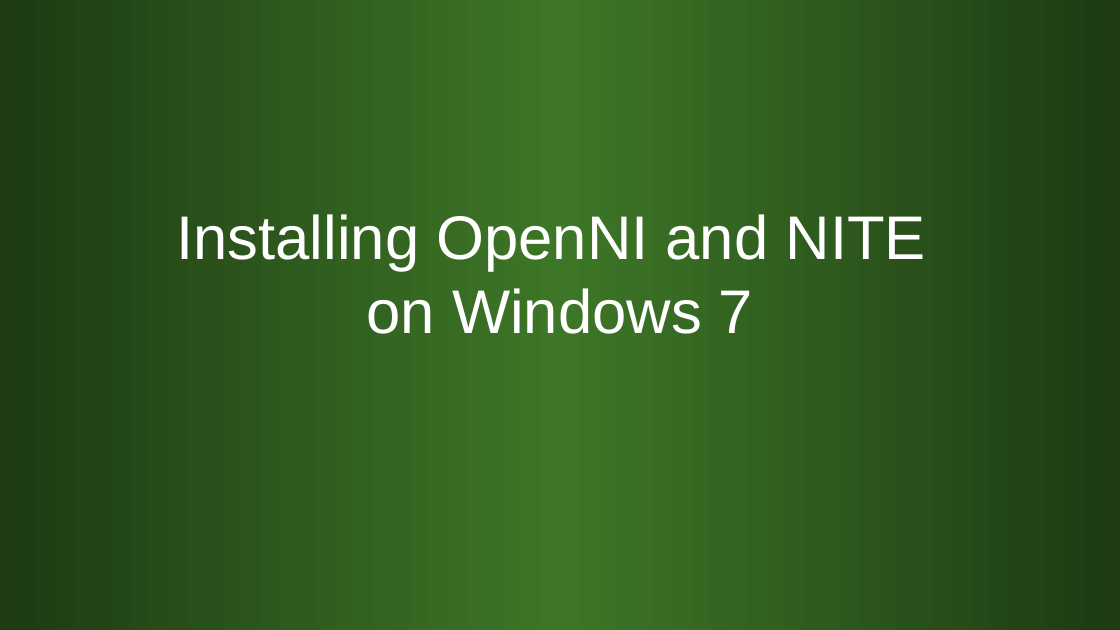
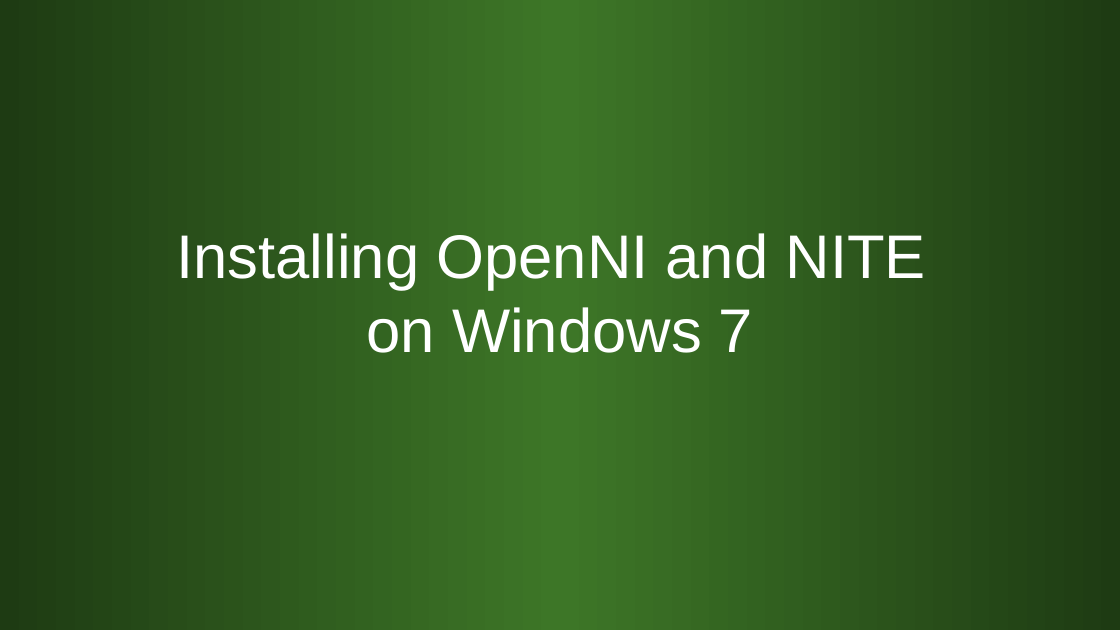
Before and after one commit to kindohm/kinect-nite-dev, a slide deck: slide 10 of slides/KinectDev.pptx. Drawn at 1120x630 pixels with LibreOffice and Linux fonts; fonts in the diff are those of the drawing. Boxes give left, top, right and bottom in pixels: in the first picture for what was removed or moved away, otherwise in the second. Text is boxed around its words. In the diff, an @@ line names an element or a change of style, - is before the commit and + after.

```diff
--- a/slides/KinectDev.pptx
+++ b/slides/KinectDev.pptx
@@ title "Installing OpenNI and NITE on ...": place and size @@
-title "Installing OpenNI and NITE on ..." at [177,214,926,334]
+title "Installing OpenNI and NITE on ..." at [177,233,926,353]
```
Also in this commit, not shown: 6 other slides changed, 4 slides added, 1 other file.
